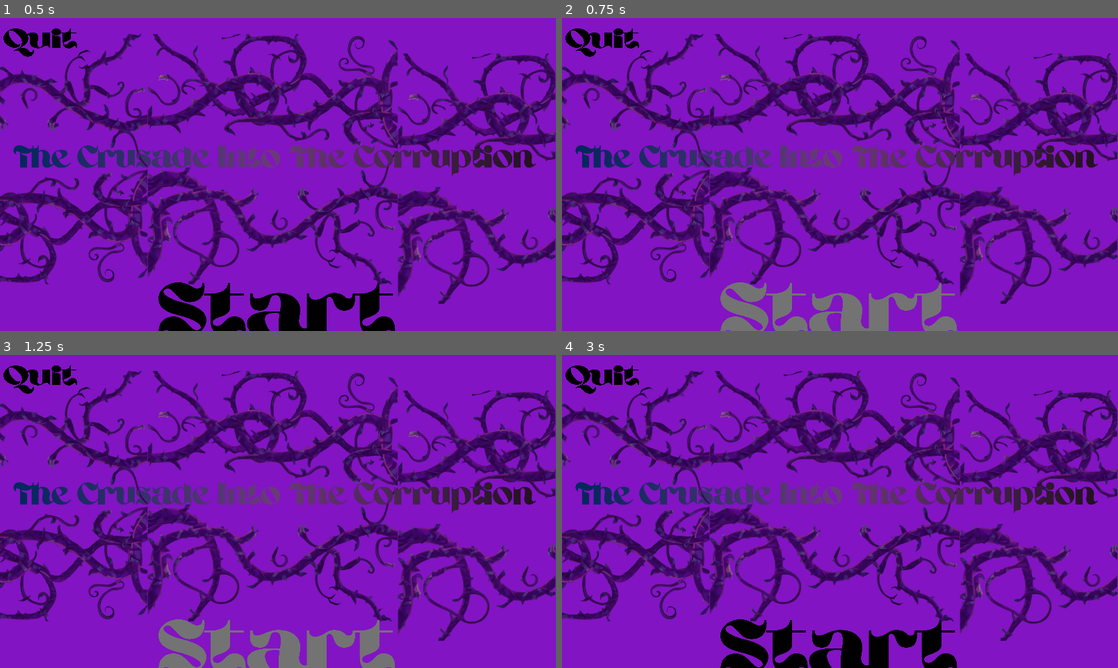
Above: before the commit, frames 1-4 (two rows, left to right).
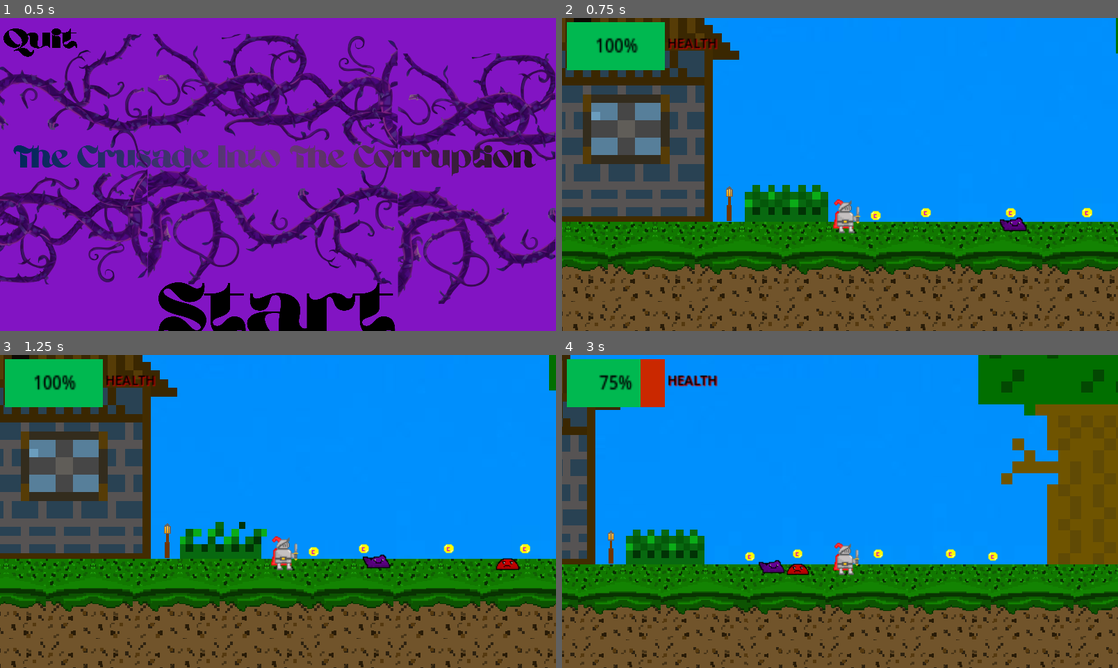
Above: after the commit, the same moments.

Repository: NotCritKai/TCITC
Game: Godot game, scene res://scenes/Main_Menu.tscn
Two runs of this game, one before a commit and one after it. Both use one fixed random seed, a clock stepped at 60 frames per second and the inputs below.
Inputs (mouse positions are in pixels of both pictures, inside the frame that each line leads up to):
- Up to frame 1 (0.5 s): no input
- Up to frame 2 (0.75 s): click (840, 315) at 0.5 s
- Up to frame 3 (1.25 s): no input
- Up to frame 4 (3 s): click (840, 652) at 1.27 s; move the mouse to (962, 495) at 2.02 s; hold Mouse wheel up (zoom_in) 2.03-2.78 s; hold D (move_right) from 2.03 s (still down); tap W (jump) at 2.27 s; move the mouse to (728, 527) at 2.77 s; tap Mouse wheel down (zoom_out) at 2.85 s

Frame 1 is identical in both runs. In frame 2, 100% of the frame differs, in the area x 0-100%, y 0-100%; in frame 3, 100%; in frame 4, 100%.

Commit message:
Character_Selection_REVERSE

Diff:
--- a/scripts/Main_Menu.gd
+++ b/scripts/Main_Menu.gd
@@ -12,7 +12,7 @@
 
 
 func _on_start_pressed():
-	get_tree().change_scene_to_file("res://scenes/character_select.tscn")
+	get_tree().change_scene_to_file("res://scenes/Scene1GAME.tscn")
 
 
 func _on_quit_pressed():
Renamed: scenes/character_select.gd -> scripts/character_select.gd
